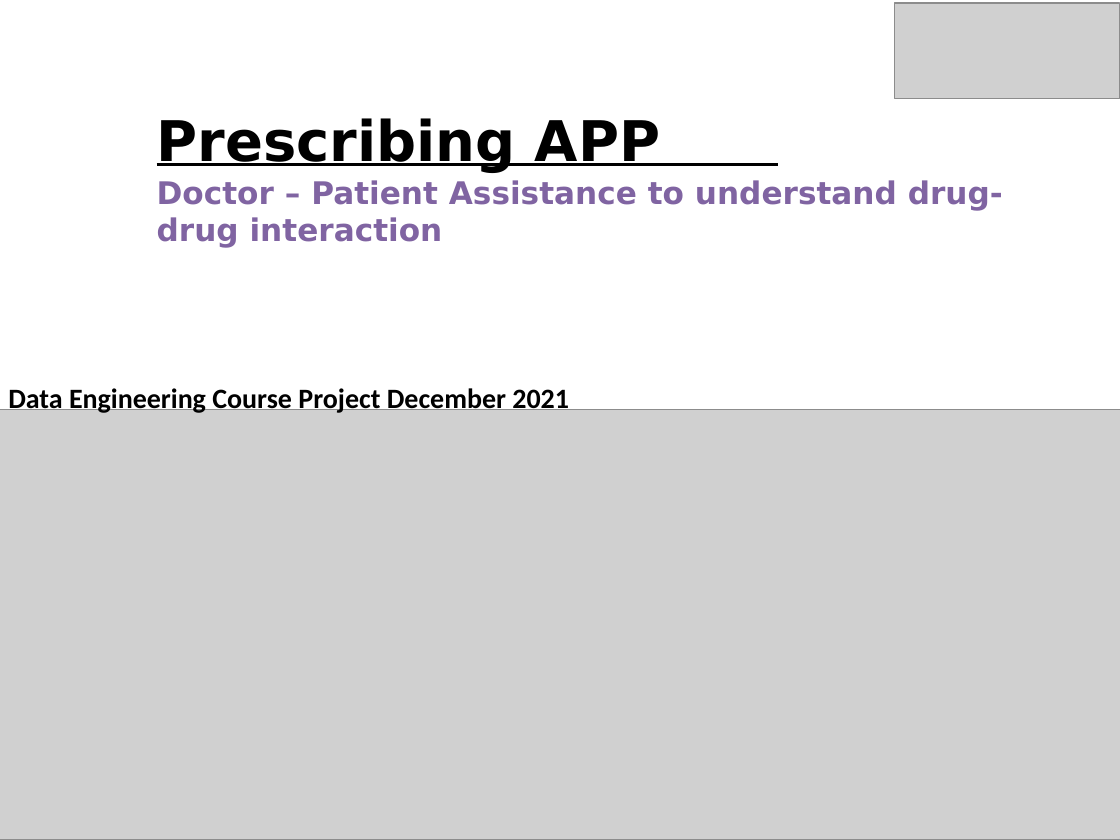
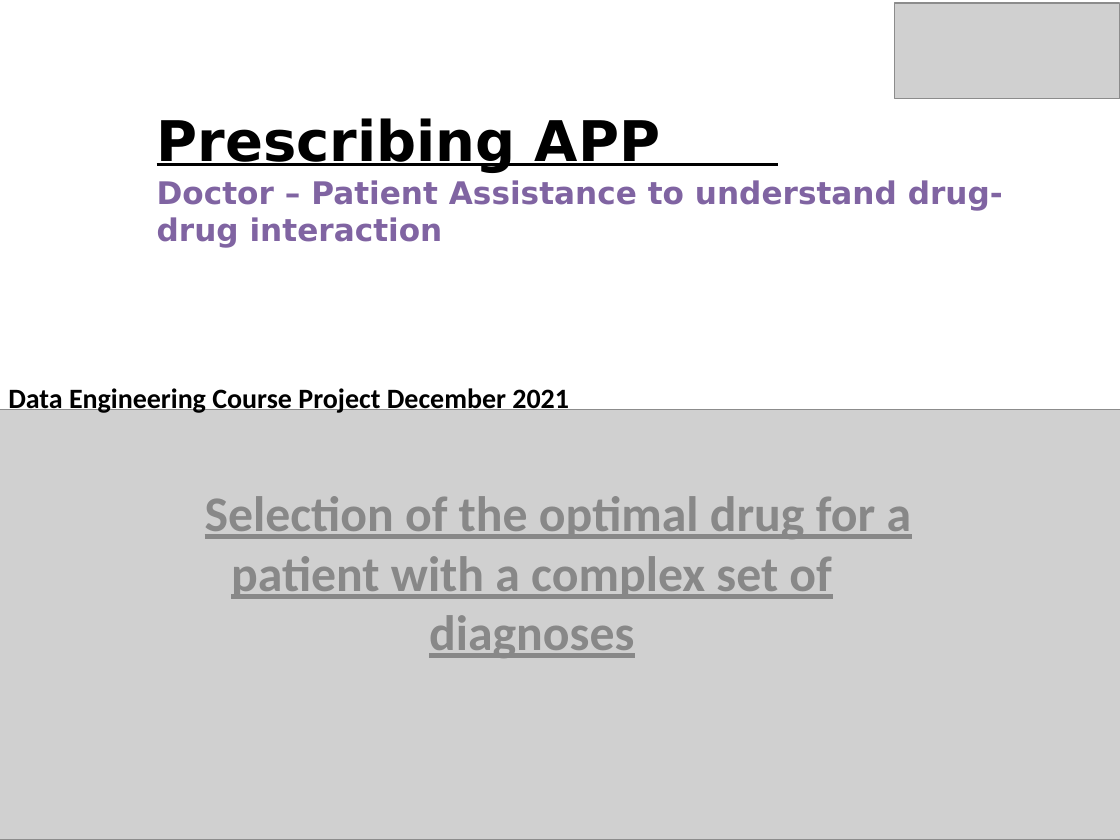
Before and after one commit to katkovOlga/nayaProject, a slide deck: slide 1 of FinalProjectLast.pptx. Drawn at 1120x840 pixels with LibreOffice and Linux fonts; fonts in the diff are those of the drawing; grey boxes stand for pictures. Boxes give left, top, right and bottom in pixels: in the first picture for what was removed or moved away, otherwise in the second. Text is boxed around its words. In the diff, an @@ line names an element or a change of style, - is before the commit and + after.

```diff
--- a/FinalProjectLast.pptx
+++ b/FinalProjectLast.pptx
@@ subtitle added at bbox=[205, 496, 912, 658], 32 pt, text #888888, bold, underline @@
+Selection of the optimal drug for a patient with a complex set of diagnoses
```
Also in this commit, not shown: 21 other slides changed, 3 slides added, 2 slides removed.
